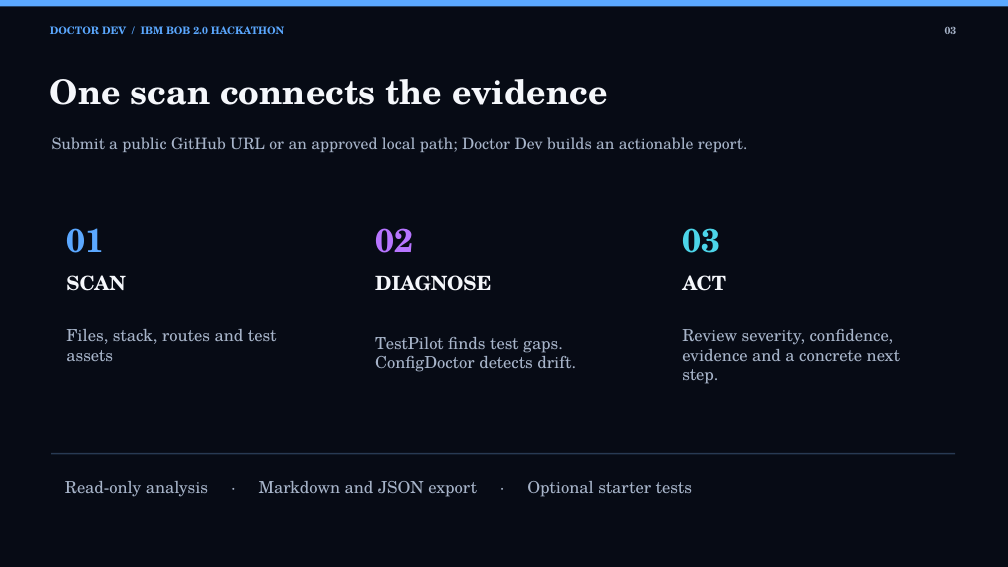
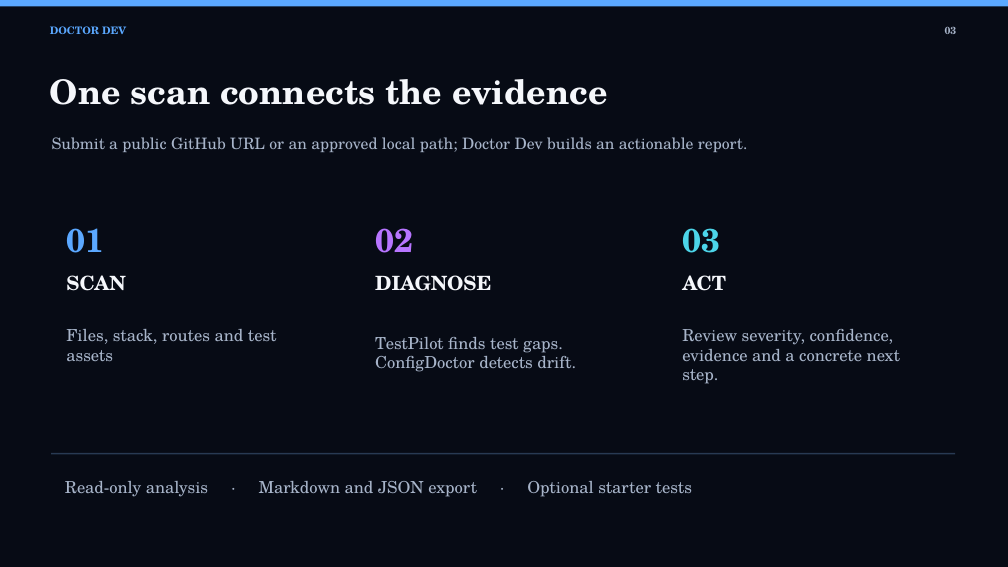
Before and after one commit to priyanshusharan-cmd/doctor-dev, a slide deck: slide 3 of submission/Doctor_Dev_Hackathon_Presentation_Deck.pptx. Drawn at 1008x567 pixels with LibreOffice and Linux fonts; fonts in the diff are those of the drawing. Boxes give left, top, right and bottom in pixels: in the first picture for what was removed or moved away, otherwise in the second. Text is boxed around its words. In the diff, an @@ line names an element or a change of style, - is before the commit and + after.

```diff
--- a/submission/Doctor_Dev_Hackathon_Presentation_Deck.pptx
+++ b/submission/Doctor_Dev_Hackathon_Presentation_Deck.pptx
@@ text at (50, 26, 126, 34): text changed @@
-DOCTOR DEV / IBM BOB 2.0 HACKATHON
+DOCTOR DEV
```
Also in this commit, not shown: 7 other slides changed, 52 other files.
